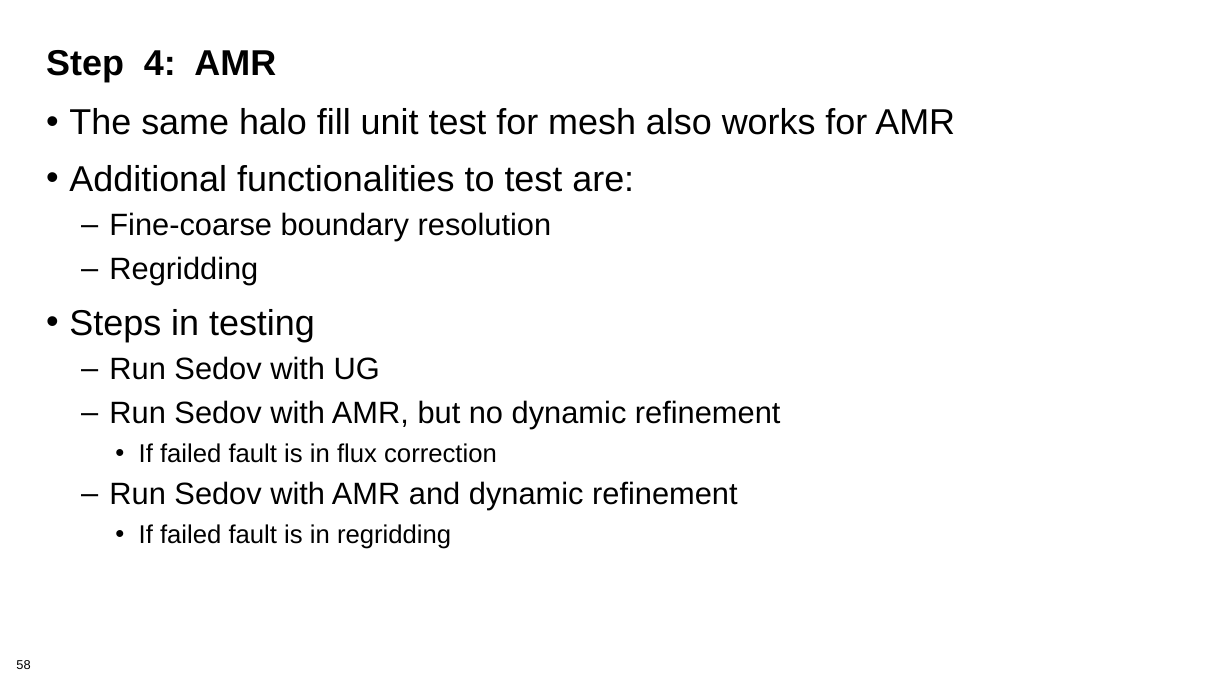
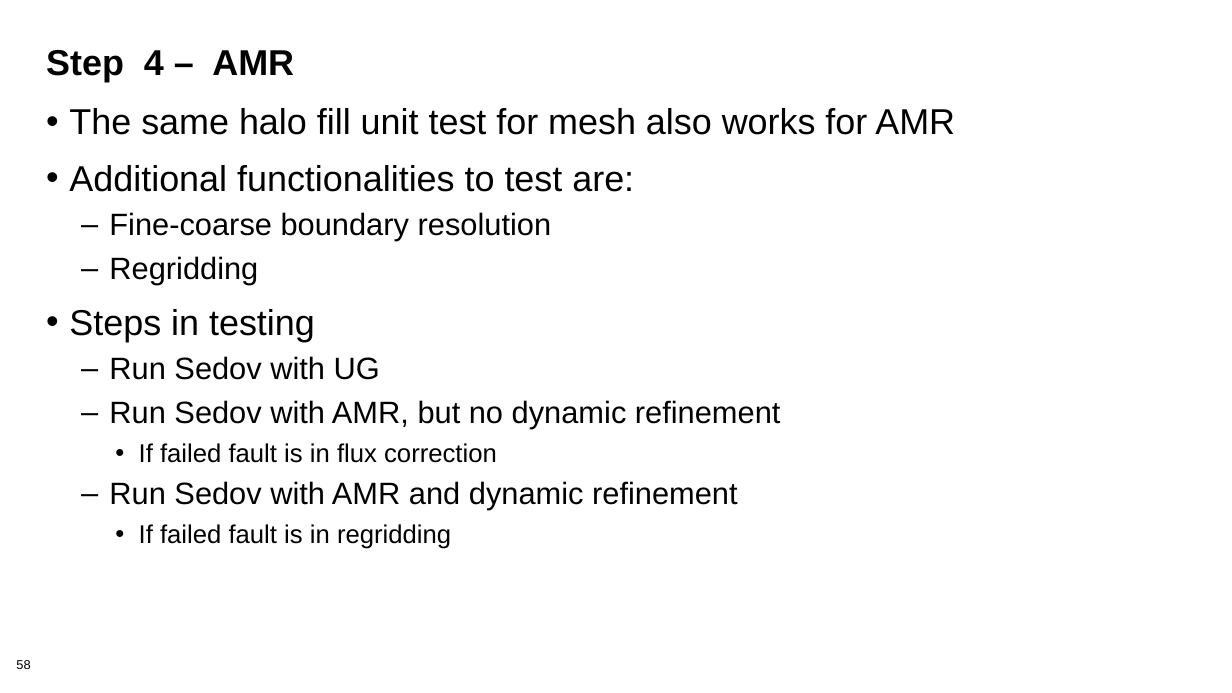
Before and after one commit to bssw-tutorial/presentations, a slide deck: slide 58 of dev-test-llm.pptx. Drawn at 1232x693 pixels with LibreOffice and Linux fonts; fonts in the diff are those of the drawing. Boxes give left, top, right and bottom in pixels: in the first picture for what was removed or moved away, otherwise in the second. Text is boxed around its words. In the diff, an @@ line names an element or a change of style, - is before the commit and + after.

```diff
--- a/dev-test-llm.pptx
+++ b/dev-test-llm.pptx
@@ title at <box>46,50,294,82</box>: text changed @@
-Step 4: AMR
+Step 4 – AMR
```
Also in this commit, not shown: 15 other slides changed.
